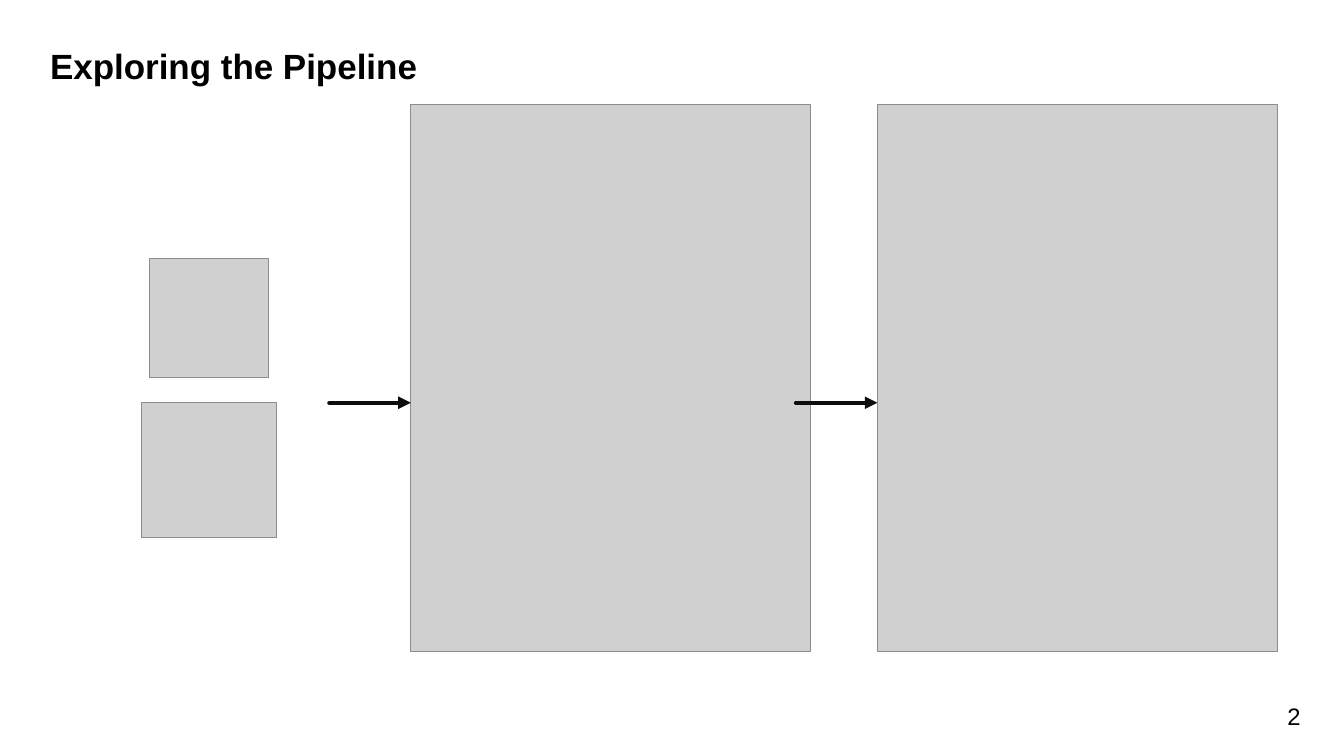
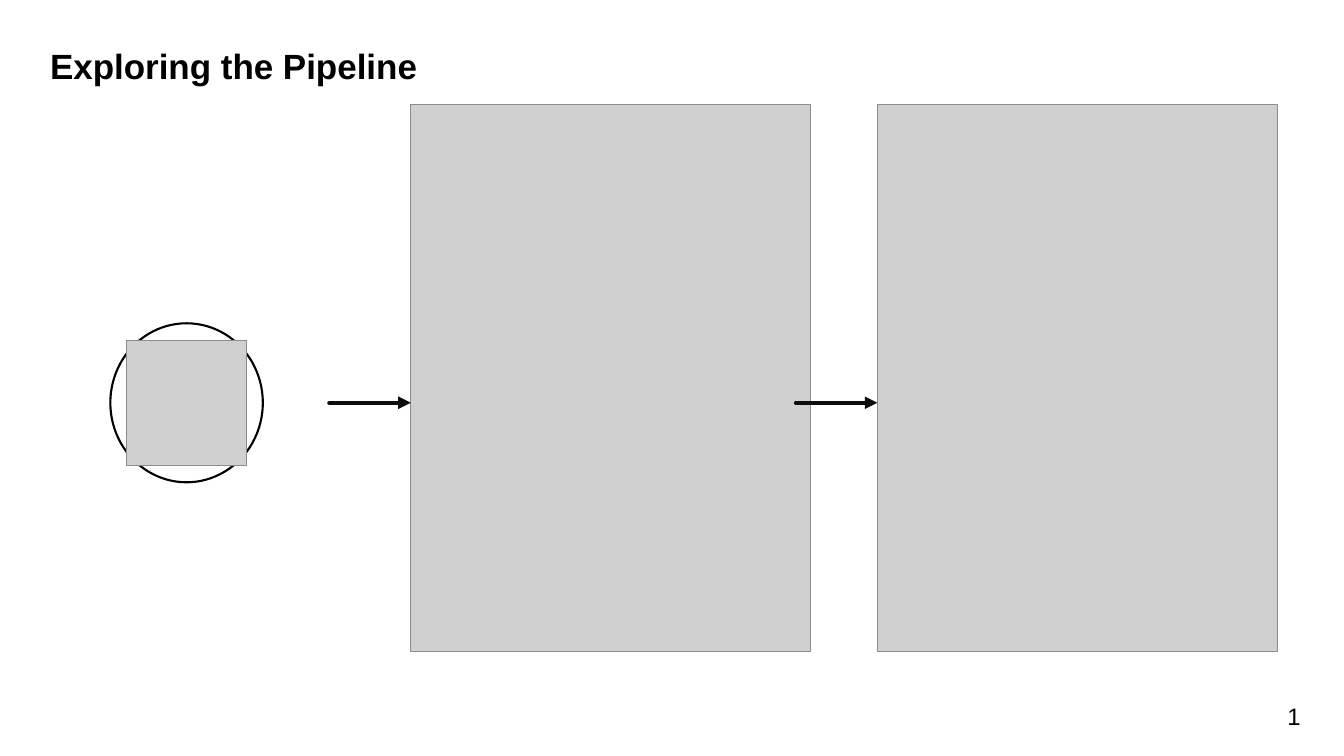
Before and after one commit to johnfriddo/university-tap-project, a slide deck: slide 3 of presentation.pptx. Drawn at 1344x756 pixels with LibreOffice and Linux fonts; fonts in the diff are those of the drawing; grey boxes stand for pictures. Boxes give left, top, right and bottom in pixels: in the first picture for what was removed or moved away, otherwise in the second. Text is boxed around its words. In the diff, an @@ line names an element or a change of style, - is before the commit and + after.

Commit message:
Add presentation #2

```diff
--- a/presentation.pptx
+++ b/presentation.pptx
@@ picture removed at <box>149,258,269,378</box> @@
@@ ellipse added at <box>110,324,262,483</box>, fill #FFFFFF, outline #000000 1.5 pt @@
@@ picture added at <box>126,341,247,466</box> @@
@@ picture removed at <box>142,403,277,538</box> @@
@@ text at <box>1287,708,1300,725</box>: text changed @@
-2
+1
```
Also in this commit, not shown: 6 other slides changed, 1 other file.
